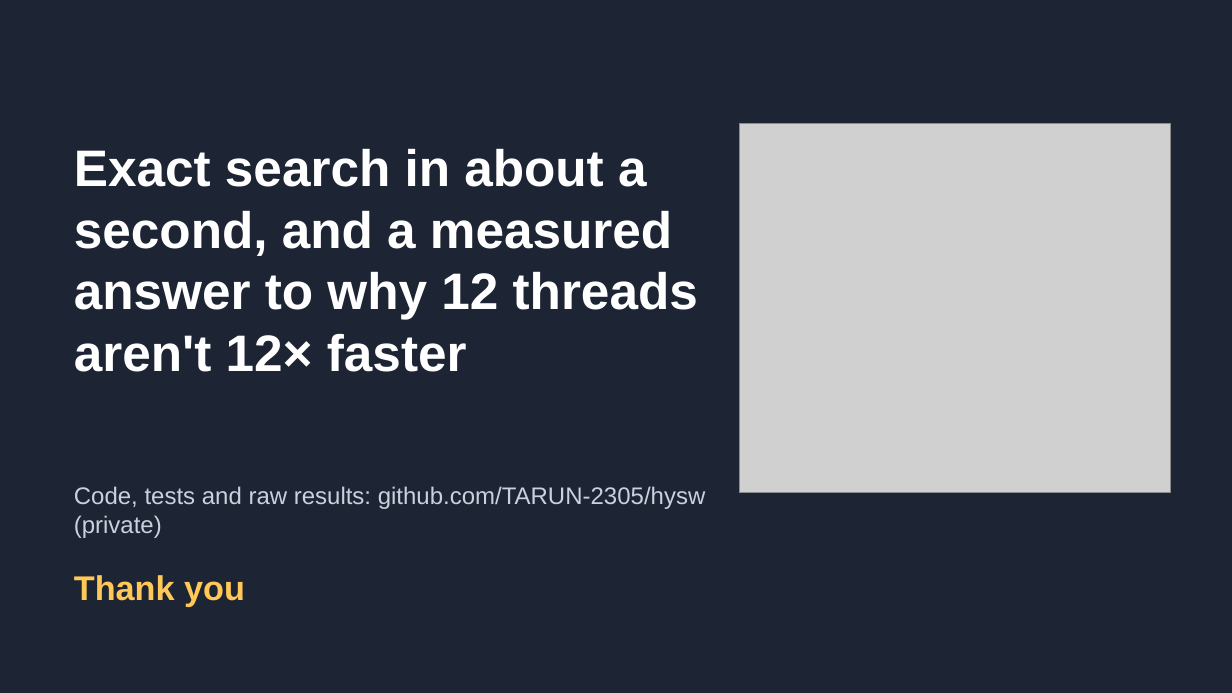
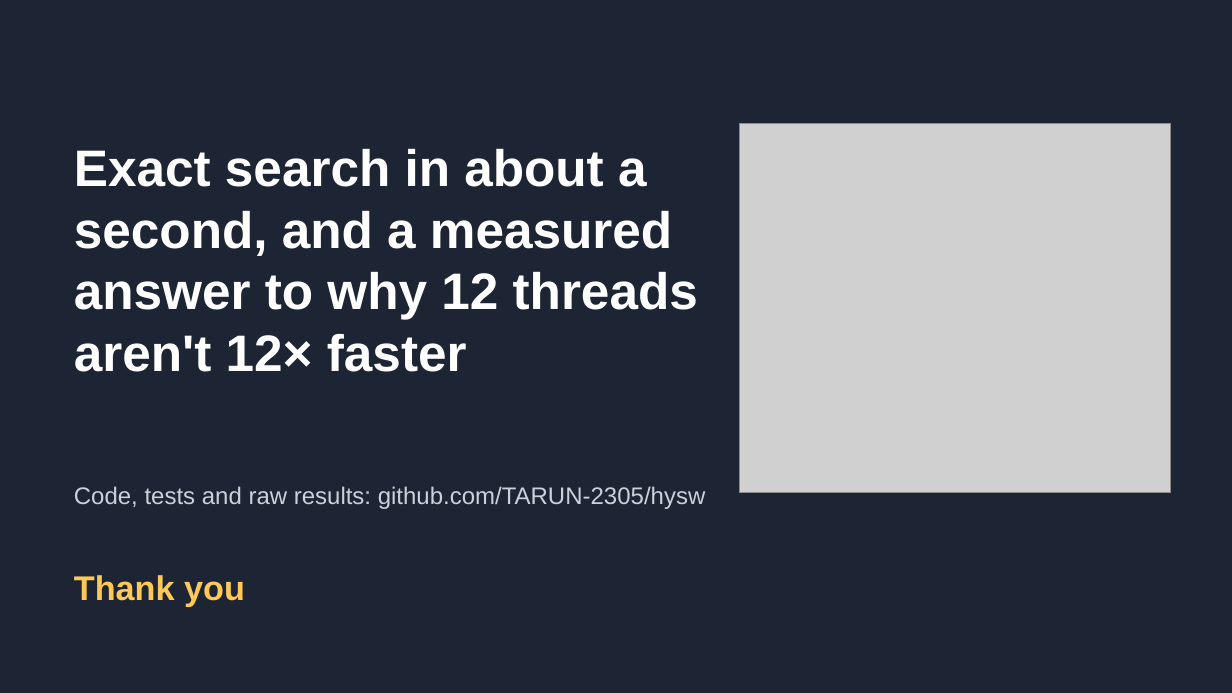
Before and after one commit to TARUN-2305/hysw, a slide deck: slide 25 of docs/HySW_first_principles.pptx. Drawn at 1232x693 pixels with LibreOffice and Linux fonts; fonts in the diff are those of the drawing; grey boxes stand for pictures. Boxes give left, top, right and bottom in pixels: in the first picture for what was removed or moved away, otherwise in the second. Text is boxed around its words. In the diff, an @@ line names an element or a change of style, - is before the commit and + after.

```diff
--- a/docs/HySW_first_principles.pptx
+++ b/docs/HySW_first_principles.pptx
@@ text at box(74, 486, 706, 509): text changed @@
-Code, tests and raw results: github.com/TARUN-2305/hysw (private)
+Code, tests and raw results: github.com/TARUN-2305/hysw
```
Also in this commit, not shown: 1 other file.
